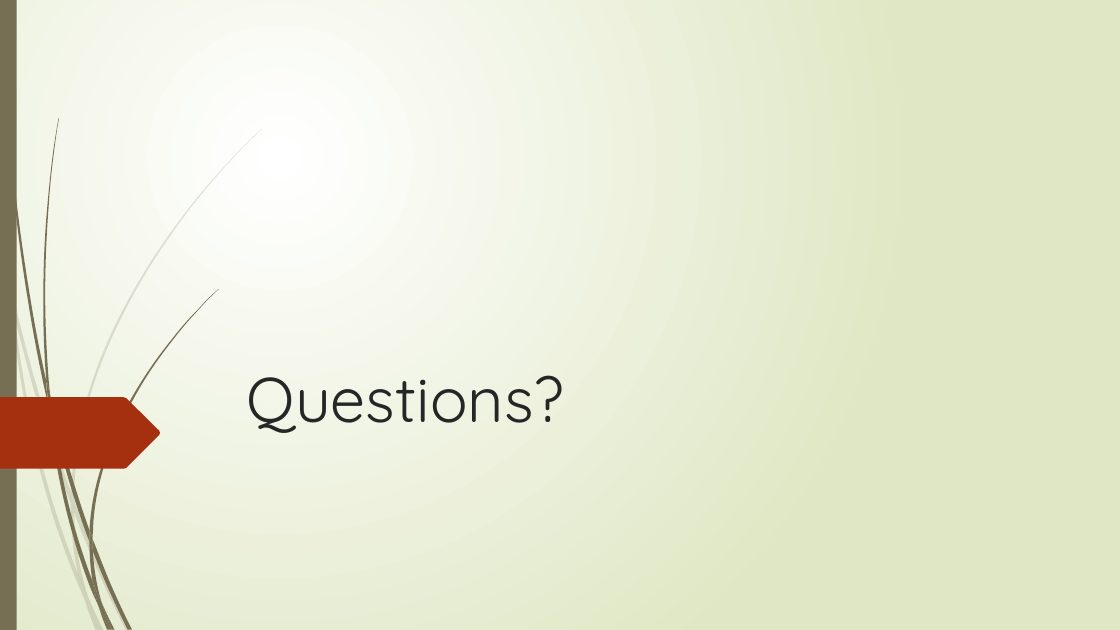
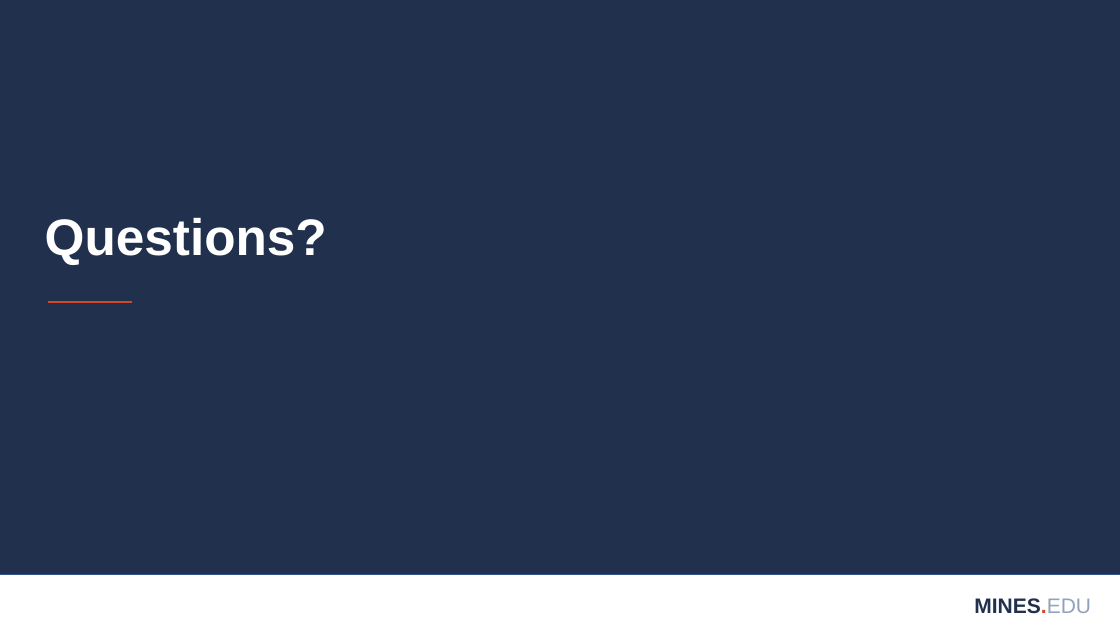
Before and after one commit to coltersnyder/CSCI598BFinalProject, a slide deck: slide 15 of FinalPresentation.pptx. Drawn at 1120x630 pixels with LibreOffice and Linux fonts; fonts in the diff are those of the drawing; background and template pictures are left out. Boxes give left, top, right and bottom in pixels: in the first picture for what was removed or moved away, otherwise in the second. Text is boxed around its words. In the diff, an @@ line names an element or a change of style, - is before the commit and + after.

Commit message:
Updated theme to Mines theme
Updated powerpoint theme to be the Mines presentation theme

```diff
--- a/FinalPresentation.pptx
+++ b/FinalPresentation.pptx
@@ background gradient #FFFFFF to #DFE8C4 to #FFFFFF @@
@@ rectangle removed at [0, 0, 17, 630] @@
@@ rectangle added at [0, 0, 1120, 575], fill #21314D, outline #325491 1 pt @@
@@ title "Questions?": place and size @@
-title "Questions?" at [246, 375, 564, 433]
+title "Questions?" at [45, 217, 327, 265]
@@ title "Questions?" at [45, 217, 327, 265]: size 54 to 44 pt, font Quicksand to Arial, text colour #262626 to #FFFFFF, bold on; line spacing 1 to 0.9; vertical alignment bottom to middle @@
@@ line added from (48, 302) to (132, 302), #D2492A 2.25 pt @@
@@ freeform shape removed at [0, 397, 160, 469] @@
@@ group removed at [0, 129, 262, 630]: 10 freeform shapes @@
@@ group removed at [3, 0, 218, 630]: 12 freeform shapes @@
@@ text added at [974, 598, 1091, 614], 18 pt, text #21314D, bold @@
+MINES.EDU
```
Also in this commit, not shown: 14 other slides changed.
